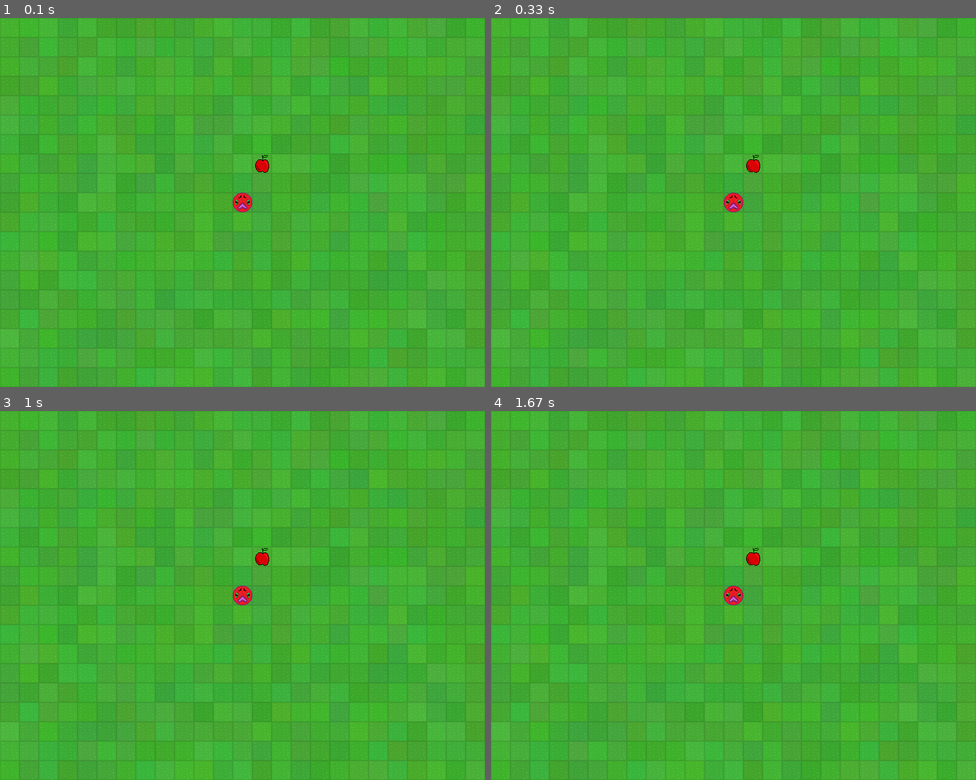
Above: before the commit, frames 1-4 (two rows, left to right).
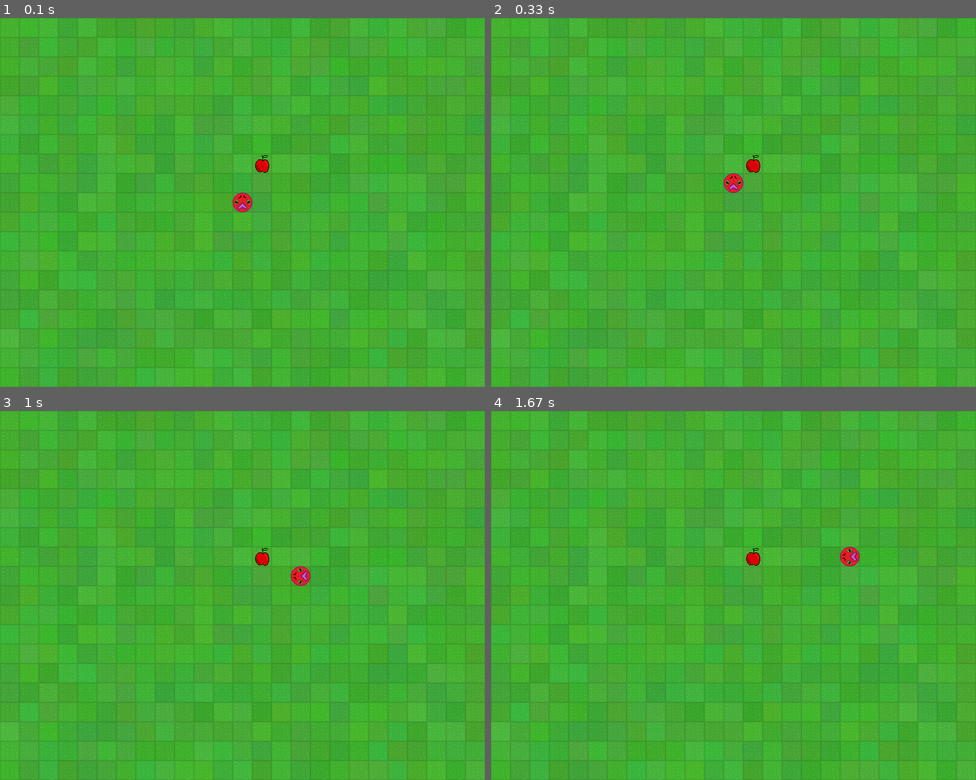
Above: after the commit, the same moments.

Repository: Miszel16/Niedziela_10_00
Game: pygame game, started from Lekcja 26 i 27 i 28 - Gra Snake/SNAKE/main.py
The game is run twice, just before and just after one commit, with the same random seed, the same clock (stepped at 60 frames per second) and the same inputs.
Inputs:
- Up to frame 1 (0.1 s): no input
- Up to frame 2 (0.33 s): no input
- Up to frame 3 (1 s): hold D 0.33-0.8 s; hold W from 0.83 s (still down)
- Up to frame 4 (1.67 s): release W at 1.13 s; hold D 1.17-1.63 s

Frame 1 is identical in both runs. In frame 2, 0.3% of the frame differs, in the area x 48-52%, y 42-53%; in frame 3, 0.3%, in the area x 48-64%, y 42-53%; in frame 4, 0.3%.

Commit message:
Snake finalizacja

Diff:
--- /dev/null
+++ b/Lekcja 26 i 27 i 28 - Gra Snake/Literowki_z_zajec.txt
@@ -0,0 +1,22 @@
+Literówki z dzisiejszych zajęć:
+
+1. Plik Segment.py
+było: super.__init__()
+powinno być: super().__init__()
+
+
+2. Plik Snake.py metoda update()
+było: new_position = copy.deepcopy(self.segments[i-1].position)
+powinno być: new_position = copy.deepcopy(self.segments[-1].position)
+
+Nasz Snake powinien teraz ładnie rosnąć :) Projekt w pełni działa
+
+W pliku na githubie są dostępne instrukcje jak dalej można rozwinąć projekt,
+zachęcam zajrzeć:
+- kolizja ze ścianami oraz z ogonem węża (modyfikacja pliku Snake.py oraz main.py)
+- zliczanie punktów
+- napis o przegranej
+
+
+W folderze z dzisiejszych zajęć znajdują się już pliki z poprawionymi literówkami
+oraz z detekcją kolizja ze ścianami oraz z ogonem węża z komentarzami tłumaczącymi funkcję
--- a/Lekcja 26 i 27 i 28 - Gra Snake/Projekt_Gra_Snake/Snake.py
+++ /dev/null
@@ -1,43 +0,0 @@
-import pygame
-from Direction import Direction
-
-class Snake(pygame.sprite.Sprite):
-    def __init__(self):
-        # oryginalny obraz
-        self.original_image = pygame.image.load("images/head.png")
-        # obraz pomocniczy do zmiany kierunku
-        self.image = pygame.transform.rotate(self.original_image, 0)
-        self.rect = self.image.get_rect(center=(12*32 + 16, 9*32 + 16))
-        #!!!!!!!!!!!!!!!!!!!!!!!!!!!!!!
-        self.direction = Direction.UP # obecny kierunek
-        self.new_direction = Direction.UP # gotowy do wprowadzenia
-
-
-
-
-    def change_direction(self, direction):
-        is_possible = True
-        if self.direction == Direction.UP and direction == Direction.DOWN:
-            is_possible = False
-        if self.direction == Direction.DOWN and direction == Direction.UP:
-            is_possible = False
-        if self.direction == Direction.RIGHT and direction == Direction.LEFT:
-            is_possible = False
-        if self.direction == Direction.LEFT and direction == Direction.RIGHT:
-            is_possible = False
-        if is_possible:
-            self.new_direction = direction
-
-
-    def update(self):
-        self.direction = self.new_direction
-        self.image = pygame.transform.rotate(self.original_image, (self.direction.value*90))
-
-        if self.direction == Direction.UP:
-            self.rect.move_ip(0, -32)
-        if self.direction == Direction.RIGHT:
-            self.rect.move_ip(32, 0)
-        if self.direction == Direction.LEFT:
-            self.rect.move_ip(-32, 0)
-        if self.direction == Direction.DOWN:
-            self.rect.move_ip(0, 32)
--- /dev/null
+++ b/Lekcja 26 i 27 i 28 - Gra Snake/SNAKE/Segment.py
@@ -0,0 +1,13 @@
+import pygame
+import copy
+
+class Segment(pygame.sprite.Sprite):
+    def __init__(self):
+        super().__init__()
+        self.image = pygame.image.load("images/segment.png")
+        self.position = pygame.Rect(-32, -32, 32, 32) # na początku poza ekranem
+        self.last_position = None
+
+    def move(self, new_position):
+        self.last_position = copy.deepcopy(self.position)
+        self.position = copy.deepcopy(new_position)
--- /dev/null
+++ b/Lekcja 26 i 27 i 28 - Gra Snake/SNAKE/Snake.py
@@ -0,0 +1,95 @@
+import pygame
+from Direction import Direction
+import copy
+from Segment import Segment
+
+
+class Snake(pygame.sprite.Sprite):
+    def __init__(self):
+        self.original_image = pygame.image.load("images/head.png")
+        self.image = pygame.transform.rotate(self.original_image, 0)
+        self.rect = self.image.get_rect(center=(12*32 + 16, 9*32 + 16))
+        self.direction = Direction.UP
+        self.new_direction = Direction.UP
+        self.last_position = self.rect
+        self.add_segment = False # flaga
+        self.segments = [] # lista ze wszytskimi segmentami
+
+
+    def change_direction(self, direction):
+        is_possible = True
+        if self.direction == Direction.UP and direction == Direction.DOWN:
+            is_possible = False
+        if self.direction == Direction.DOWN and direction == Direction.UP:
+            is_possible = False
+        if self.direction == Direction.RIGHT and direction == Direction.LEFT:
+            is_possible = False
+        if self.direction == Direction.LEFT and direction == Direction.RIGHT:
+            is_possible = False
+        if is_possible:
+            self.new_direction = direction
+
+
+    def update(self):
+        self.direction = self.new_direction
+        self.image = pygame.transform.rotate(self.original_image, (self.direction.value*90))
+
+        self.last_position = copy.deepcopy(self.rect)
+        if self.direction == Direction.UP:
+            self.rect.move_ip(0, -32)
+        if self.direction == Direction.RIGHT:
+            self.rect.move_ip(32, 0)
+        if self.direction == Direction.LEFT:
+            self.rect.move_ip(-32, 0)
+        if self.direction == Direction.DOWN:
+            self.rect.move_ip(0, 32)
+
+        #poruszanie
+        for i in range(len(self.segments)):
+            if i==0:
+                #ostatnia pozycja głowy
+                self.segments[i].move(self.last_position)
+            else:
+                self.segments[i].move(self.segments[i-1].last_position)
+
+        #dodawanie nowego segmentu
+        if self.add_segment:
+            new_segment = Segment()
+
+            new_position = None
+
+            if len(self.segments)>0:
+                new_position = copy.deepcopy(self.segments[-1].position)
+            else:
+                new_position = copy.deepcopy(self.last_position)
+
+            new_segment.position = new_position
+            self.segments.append(new_segment)
+            self.add_segment = False
+
+
+    def draw_segments(self, screen):
+        for segment in self.segments:
+            screen.blit(segment.image, segment.position)
+
+
+    def eat_apple(self):
+        self.add_segment = True
+
+# ---------------------------------------- kolizja ze ścianami oraz z ogonem węża -------------
+    def detect_collision(self):
+        # ugryzienie ogona
+        # jeśli głowa węża będzie miec kolizję z którąkolwiek cześcią ogona -> przegrana
+        for segment in self.segments:
+            #topleft - zwraca współrzędne lewego górnego roku prostokąta
+            if self.rect.topleft == segment.position.topleft:
+               return True
+
+        # wyjście poza ekran
+        # jesli wąż będzie znajdować się poza granicami ekranu -> przegrana
+        if self.rect.top < 0 or self.rect.top >= 608:
+            return True
+        if self.rect.left < 0 or self.rect.left >= 800:
+            return True
+        return False
+# ---------------------------------------------------------------------------------------------
--- a/Lekcja 26 i 27 i 28 - Gra Snake/Projekt_Gra_Snake/main.py
+++ b/Lekcja 26 i 27 i 28 - Gra Snake/SNAKE/main.py
@@ -54,15 +54,41 @@
     for event in events:
         if event.type == pygame.QUIT:
             game_status = False
+
+        if event.type == pygame.KEYDOWN:
+            if event.key == pygame.K_w:
+                snake.change_direction(Direction.UP)
+            if event.key == pygame.K_a:
+                snake.change_direction(Direction.LEFT)
+            if event.key == pygame.K_s:
+                snake.change_direction(Direction.DOWN)
+            if event.key == pygame.K_d:
+                snake.change_direction(Direction.RIGHT)
+        elif event.type == MOVE_THE_SNAKE:
+            snake.update()
         pass
 
+    collision_with_apple = pygame.sprite.spritecollideany(snake, apple_group)
+    if collision_with_apple != None:
+        collision_with_apple.kill()
+        snake.eat_apple()
+        apple = Apple()
+        apple_group.add(apple)
+
+
     screen_surface.blit(background, (0,0)) # wyświetlanie tła
+    screen_surface.blit(snake.image, snake.rect)
+
+    snake.draw_segments(screen_surface)
+
 
     for apple in apple_group:
         screen_surface.blit(apple.image, apple.rect)
 
-    screen_surface.blit(snake.image, snake.rect)
-
+    # ----------- kolizja ze ścianami oraz z ogonem węża -------------
+    if snake.detect_collision():
+        game_status = False
+    # ----------------------------------------------------------------
 
     pygame.display.flip() # pełen odświeżenie całego ekranu
     clock.tick(30)
Renamed: Lekcja 26 i 27 i 28 - Gra Snake/Projekt_Gra_Snake/Apple.py -> Lekcja 26 i 27 i 28 - Gra Snake/SNAKE/Apple.py
Renamed: Lekcja 26 i 27 i 28 - Gra Snake/Projekt_Gra_Snake/Direction.py -> Lekcja 26 i 27 i 28 - Gra Snake/SNAKE/Direction.py
Renamed: Lekcja 26 i 27 i 28 - Gra Snake/Projekt_Gra_Snake/images/apple.png -> Lekcja 26 i 27 i 28 - Gra Snake/SNAKE/images/apple.png
Renamed: Lekcja 26 i 27 i 28 - Gra Snake/Projekt_Gra_Snake/images/background.png -> Lekcja 26 i 27 i 28 - Gra Snake/SNAKE/images/background.png
Renamed: Lekcja 26 i 27 i 28 - Gra Snake/Projekt_Gra_Snake/images/head.png -> Lekcja 26 i 27 i 28 - Gra Snake/SNAKE/images/head.png
Renamed: Lekcja 26 i 27 i 28 - Gra Snake/Projekt_Gra_Snake/images/segment.png -> Lekcja 26 i 27 i 28 - Gra Snake/SNAKE/images/segment.png
